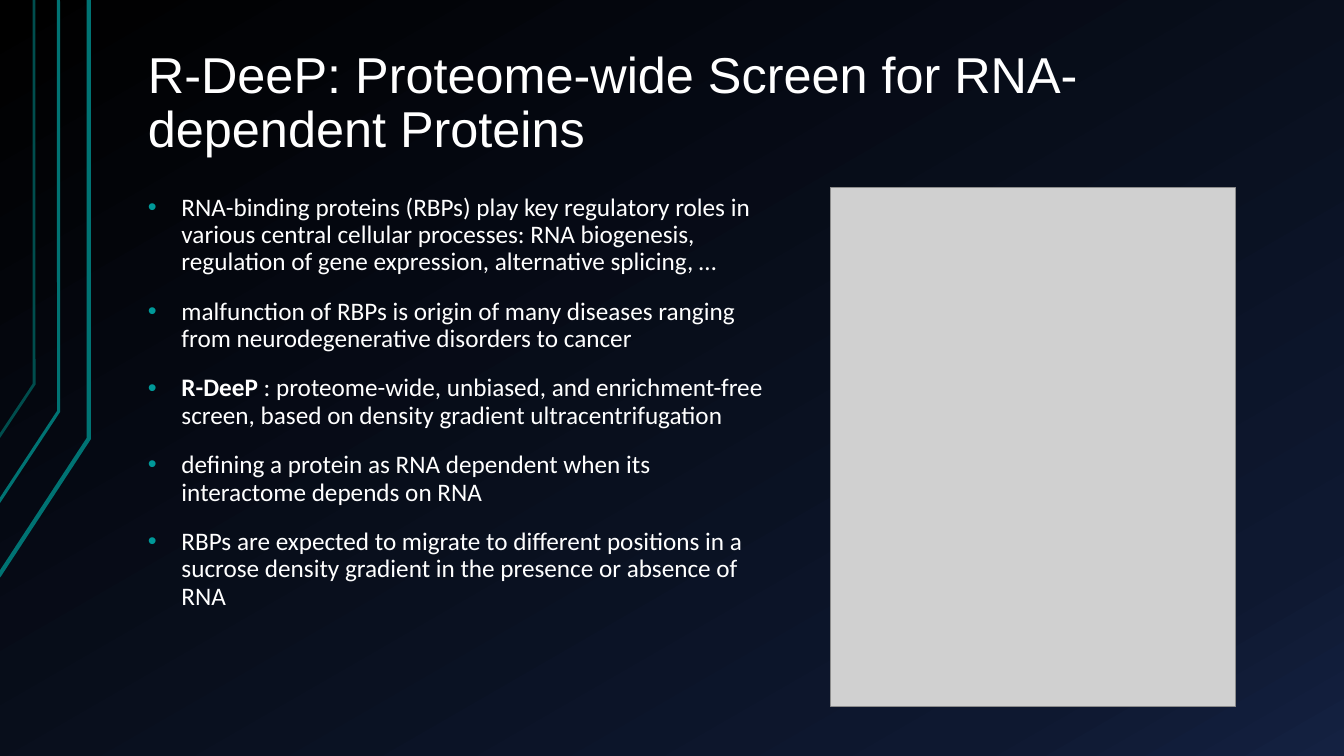
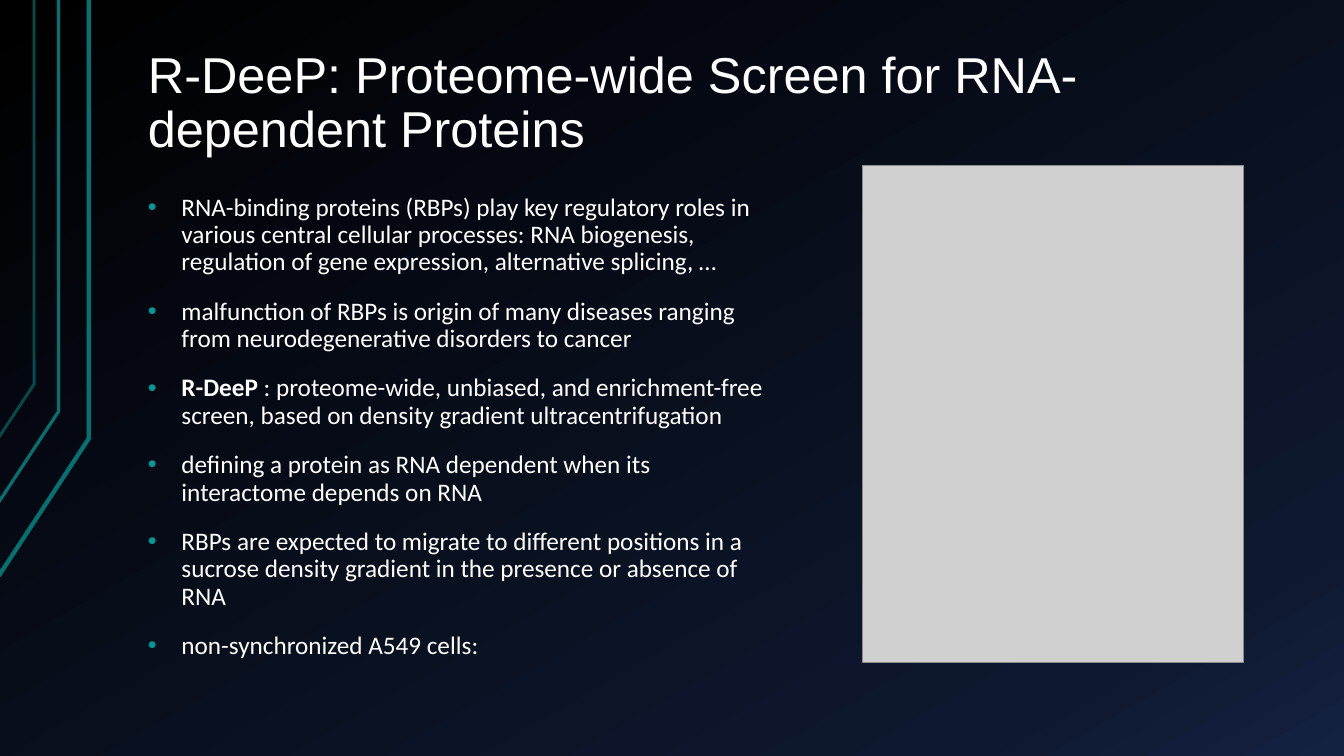
Before and after one commit to AlexandraKummer/2021-topic-03-team-04, a slide deck: slide 2 of Project proposal.pptx (slide 4 before the commit). Drawn at 1344x756 pixels with LibreOffice and Linux fonts; fonts in the diff are those of the drawing; grey boxes stand for pictures. Boxes give left, top, right and bottom in pixels: in the first picture for what was removed or moved away, otherwise in the second. Text is boxed around its words. In the diff, an @@ line names an element or a change of style, - is before the commit and + after.

```diff
--- a/Project proposal.pptx
+++ b/Project proposal.pptx
@@ picture: place and size @@
-picture at [831, 188, 1236, 707]
+picture at [862, 165, 1243, 662]
@@ text at [181, 636, 479, 658]: paragraph added @@
+• non-synchronized A549 cells:
```
Also in this commit, not shown: 3 other slides changed, 7 slides added, 6 slides removed.
